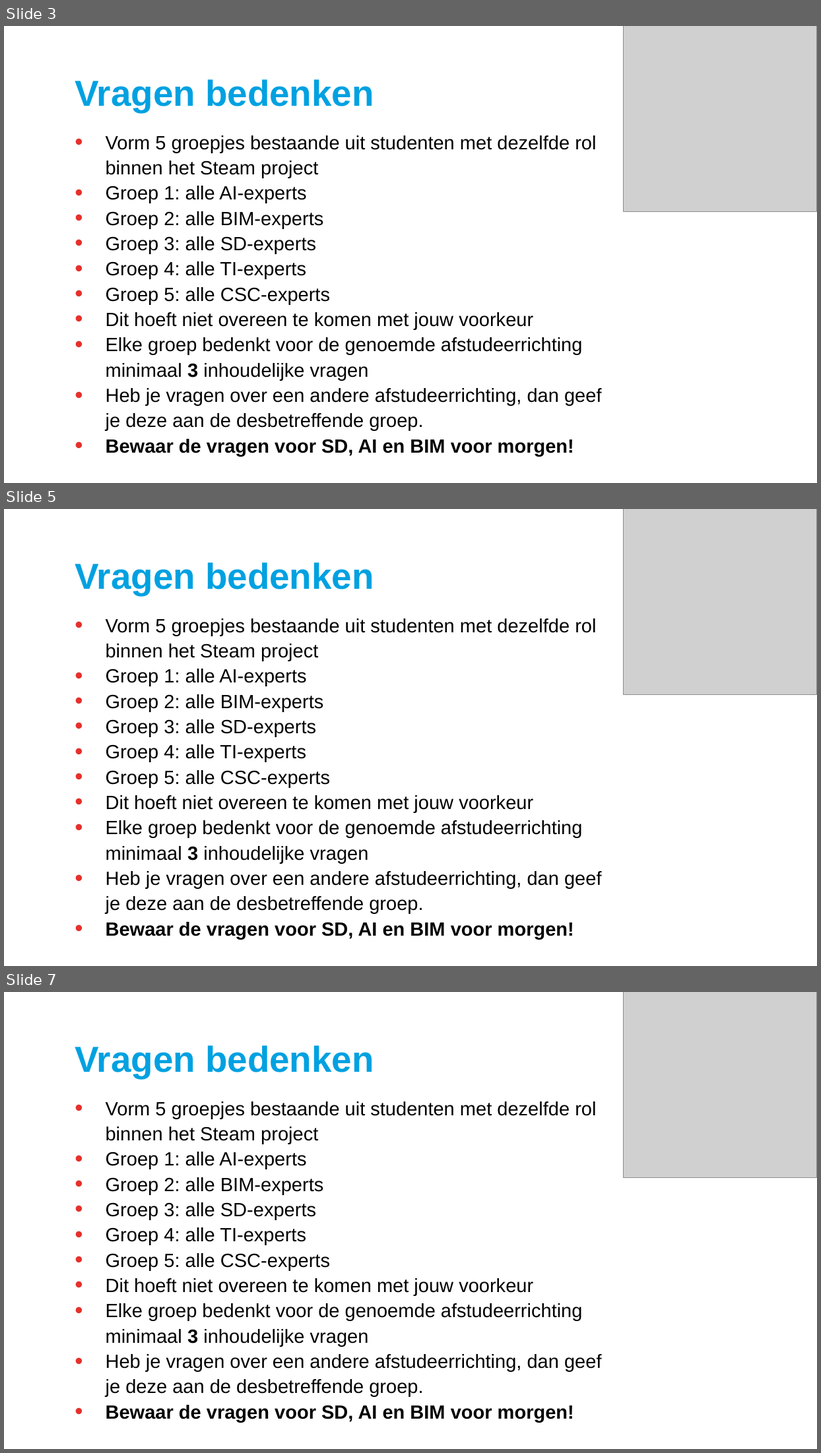
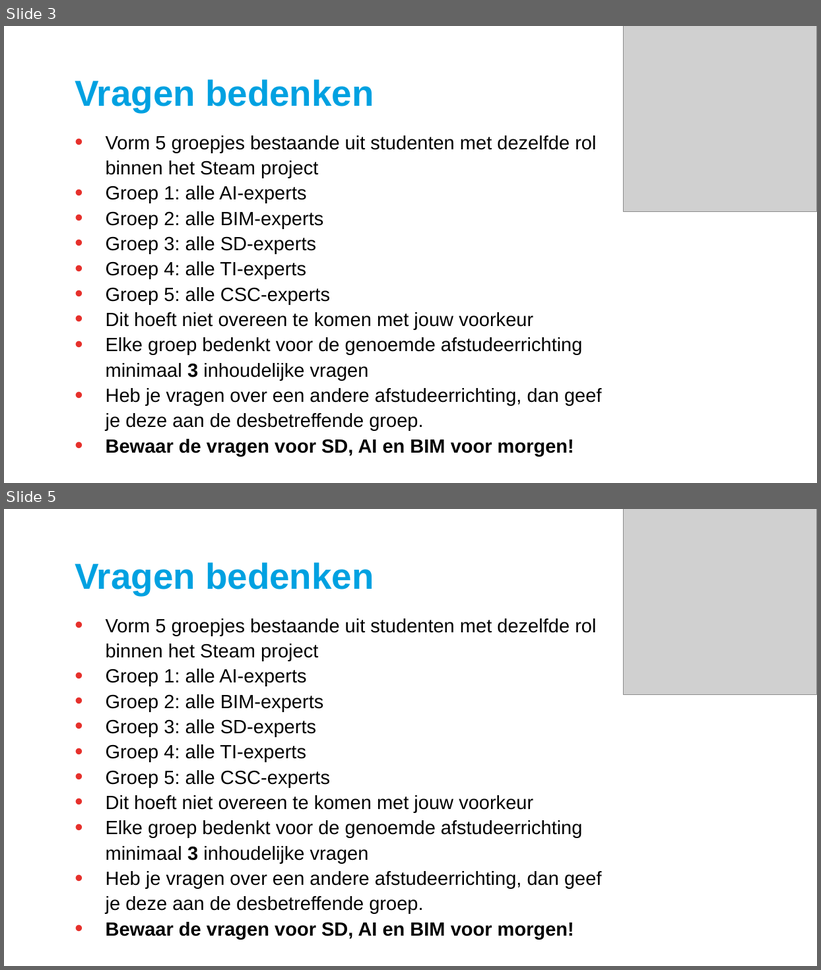
Before and after one commit to HU-PROP-S1/V1SE1_2526_februari-student, a slide deck: Slides/Steam/2026-12-05_ORIENTATIE_PROGRAMMA.pptx. Shown one above the other, each under a label of ours: slides 3, 5 and 7 before the commit, slides 3 and 5 after it; the slides between them are not shown. The pictures are 821x1453 and 821x970 pixels, drawn with LibreOffice and Linux fonts; fonts in the diff are those of the drawing; grey boxes stand for pictures; background and template pictures are left out. Boxes give left, top, right and bottom in pixels: in the first picture for what was removed or moved away, otherwise in the second. Text is boxed around its words. In the diff, an @@ line names an element or a change of style, - is before the commit and + after.

```diff
--- a/Slides/Steam/2026-12-05_ORIENTATIE_PROGRAMMA.pptx
+++ b/Slides/Steam/2026-12-05_ORIENTATIE_PROGRAMMA.pptx
@@ slide 5 removed at [4, 509, 817, 966], background #FFFFFF @@
@@ picture removed at [624, 509, 817, 694] @@
@@ title removed at [75, 562, 374, 595] @@
-Vragen bedenken
@@ text removed at [106, 619, 601, 939] @@
-• Vorm 5 groepjes bestaande uit studenten met dezelfde rol binnen het Steam project
-• Groep 1: alle AI-experts
-• Groep 2: alle BIM-experts
-• Groep 3: alle SD-experts
-• Groep 4: alle TI-experts
-• Groep 5: alle CSC-experts
-• Dit hoeft niet overeen te komen met jouw voorkeur
-• Elke groep bedenkt voor de genoemde afstudeerrichting minimaal 3 inhoudelijke vragen
-• Heb je vragen over een andere afstudeerrichting, dan geef je deze aan de desbetreffende groep.
-• Bewaar de vragen voor SD, AI en BIM voor morgen!
@@ what was slide 7 is now slide 5 @@
```
Also in this commit, not shown: 2 slides changed, 1 other slide removed, 1 other file.
